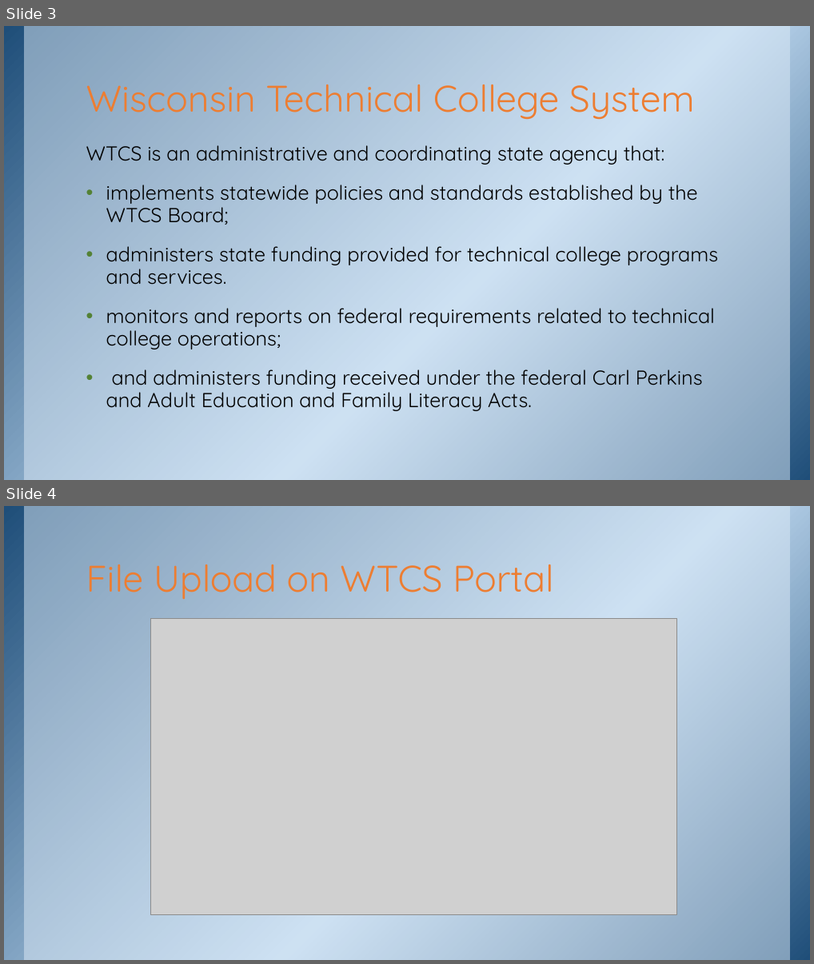
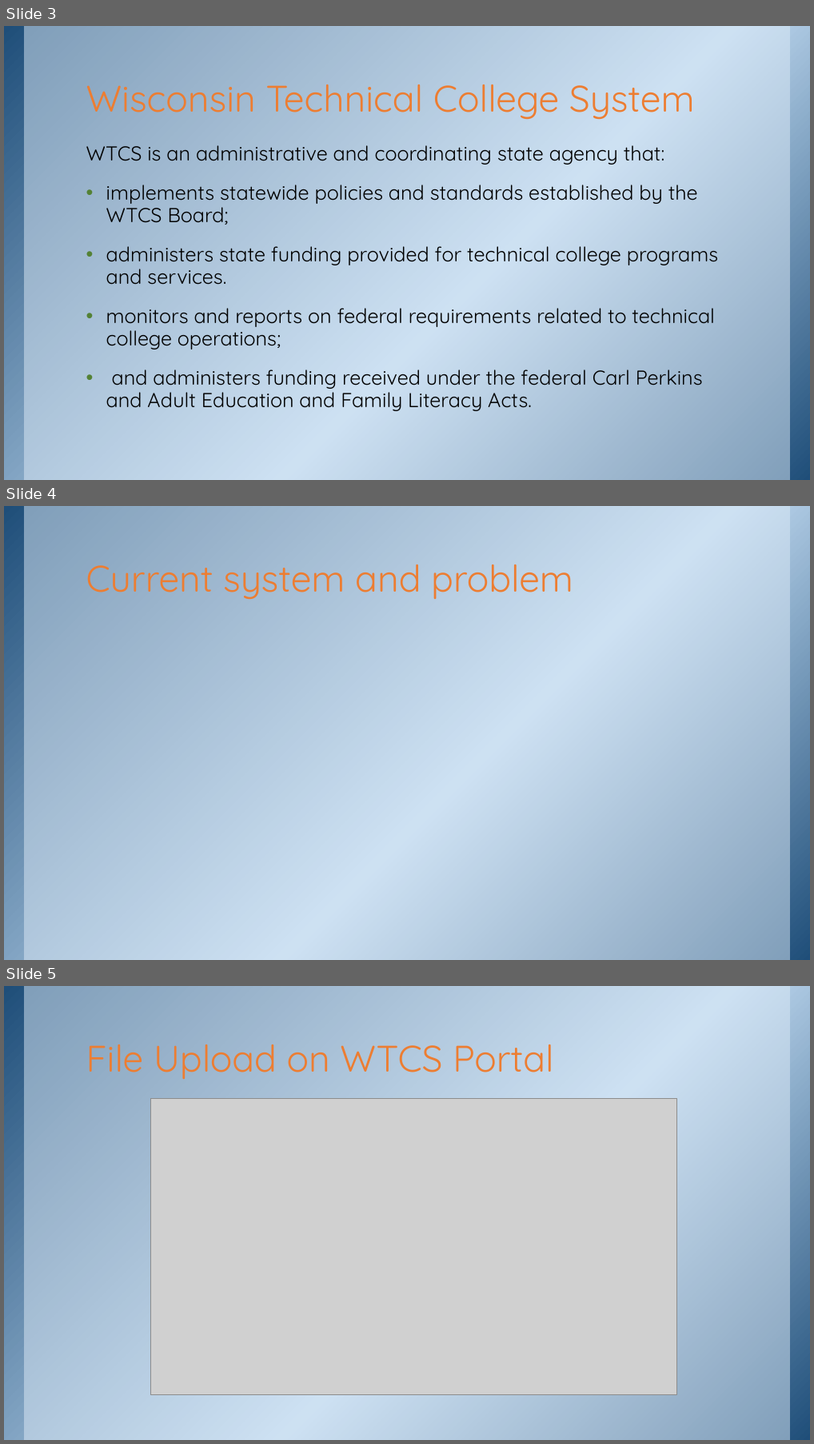
Before and after one commit to purpleabab/wtcs-data-systems-validators, a slide deck: document/DataTypeValidator.pptx. Shown one above the other, each under a label of ours: slides 3 and 4 before the commit, slides 3, 4 and 5 after it. The pictures are 814x964 and 814x1444 pixels, drawn with LibreOffice and Linux fonts; fonts in the diff are those of the drawing; grey boxes stand for pictures; background and template pictures are left out. Boxes give left, top, right and bottom in pixels: in the first picture for what was removed or moved away, otherwise in the second. Text is boxed around its words. In the diff, an @@ line names an element or a change of style, - is before the commit and + after.

```diff
--- a/document/DataTypeValidator.pptx
+++ b/document/DataTypeValidator.pptx
@@ slide 4 added at (4, 506, 810, 960), background picture (left out); not listed: 2 template elements that a slide beside it also shows @@
@@ title added at (86, 564, 574, 599), 44 pt, text #ED7D31 @@
+Current system and problem
@@ what was slide 4 is now slide 5 @@
```
Also in this commit, not shown: 2 slides changed, 13 other slides added, 1 other file.
